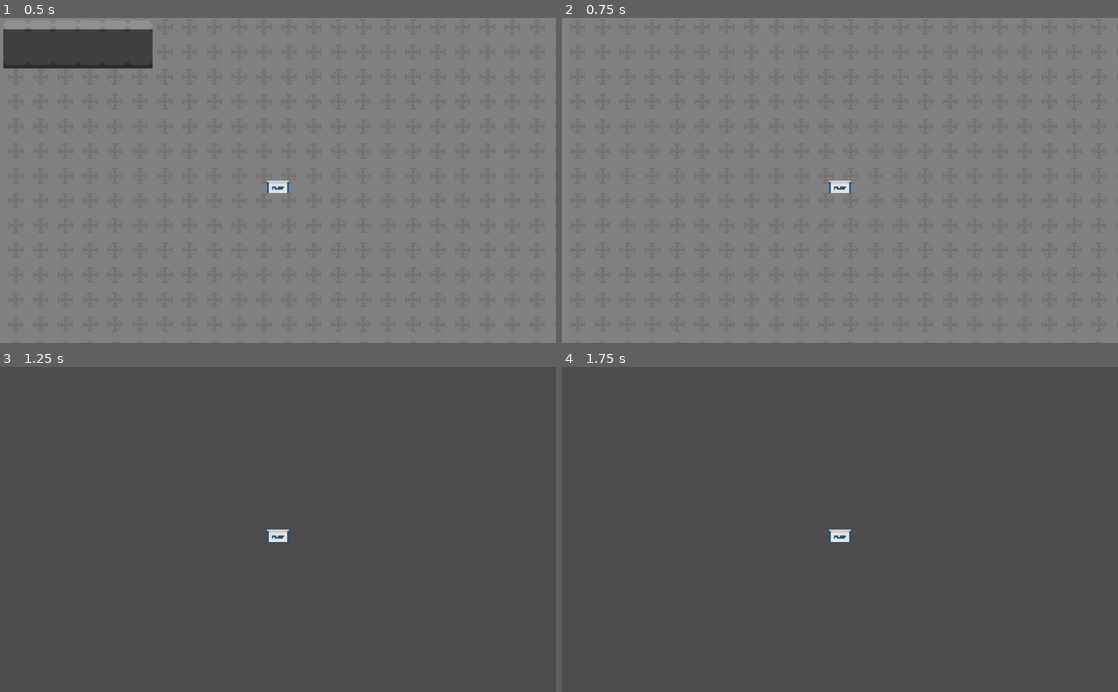
Above: before the commit, frames 1-4 (two rows, left to right).
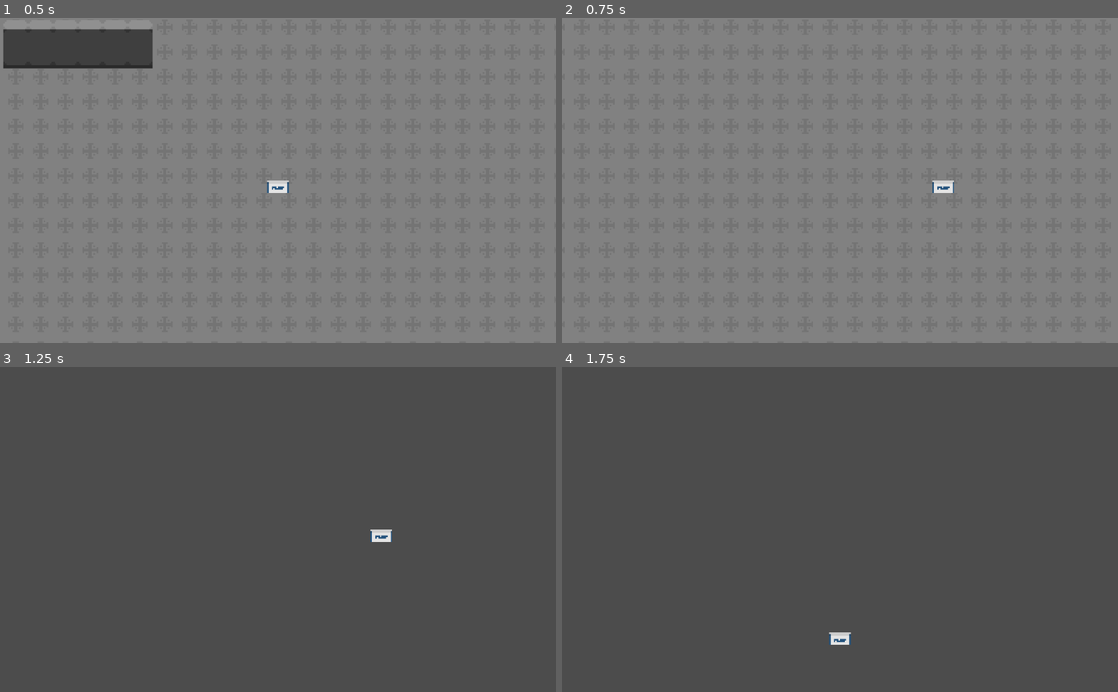
Above: after the commit, the same moments.

Repository: CUBE-The-Final-Shape/Destroying-Horrible
Game: Godot game, scene res://Scenes/Main.tscn
Same seed, same stepped clock (60 frames per second), same inputs: the game is played once before the commit and once after it.
Inputs:
- Up to frame 1 (0.5 s): no input
- Up to frame 2 (0.75 s): tap Enter at 0.5 s; hold D (right) from 0.53 s (still down)
- Up to frame 3 (1.25 s): keep holding D (right)
- Up to frame 4 (1.75 s): tap Space at 1.25 s; release D (right) at 1.28 s; hold S (down) from 1.28 s (still down)

Frame 1 is identical in both runs. In frame 2, 0.3% of the frame differs, in the area x 48-71%, y 50-54%; in frame 3, 0.3%; in frame 4, 0.3%, in the area x 48-52%, y 50-86%.

Commit message:
Camera smoothing added

Diff:
--- a/Scenes/Main.tscn
+++ b/Scenes/Main.tscn
@@ -32,6 +32,8 @@
 position = Vector2( 490, 273 )
 current = true
 zoom = Vector2( 0.35, 0.35 )
+smoothing_enabled = true
+smoothing_speed = 30.0
 
 [node name="Wall" parent="." instance=ExtResource( 3 )]
 position = Vector2( 321, 185 )
